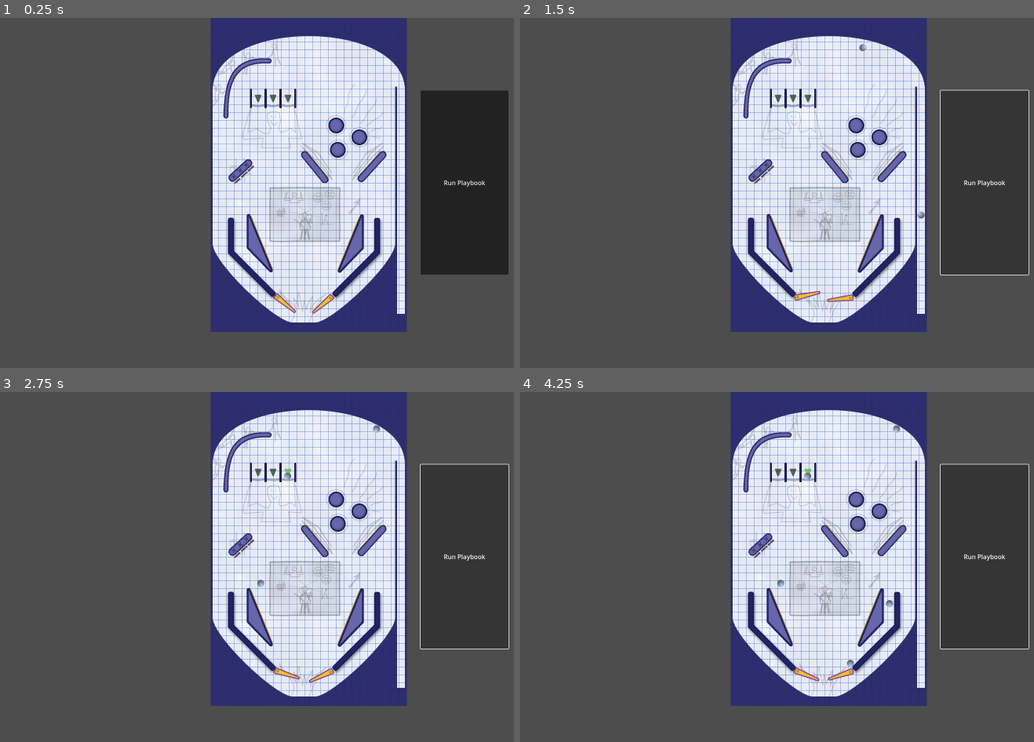
Above: before the commit, frames 1-4 (two rows, left to right).
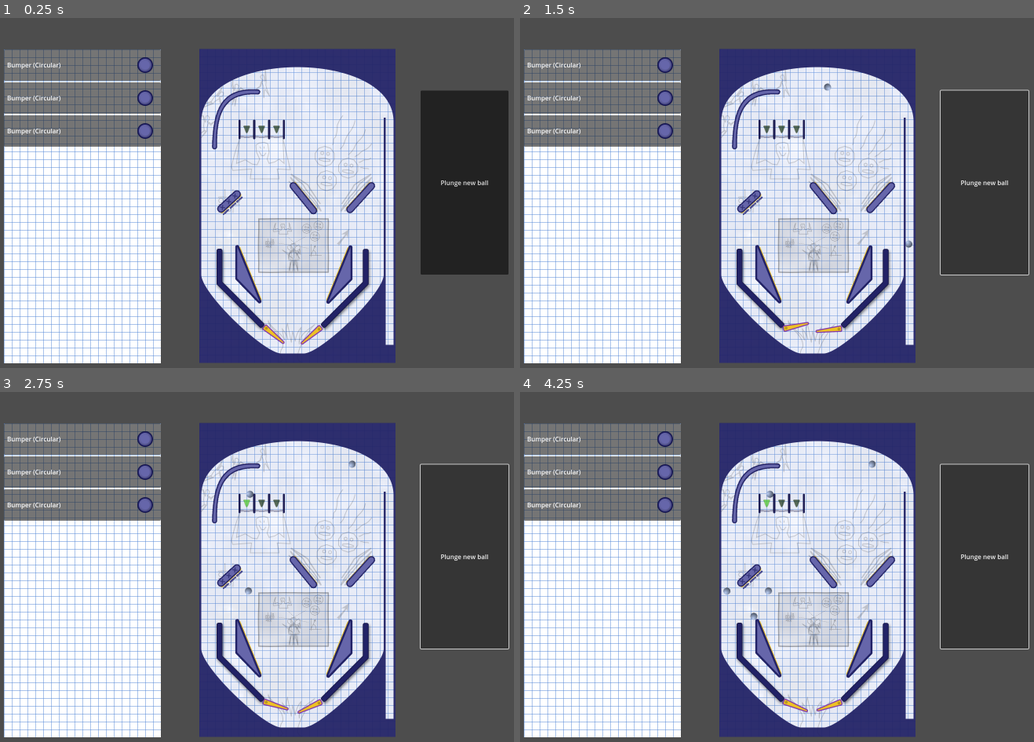
Above: after the commit, the same moments.

Repository: pincrediball/prototype-007
Game: Godot game, scene res://GameScene.tscn
Two runs of this game, one before a commit and one after it. Both use one fixed random seed, a clock stepped at 60 frames per second and the inputs below. Before the commit the project starts from res://tutorial_machine.tscn.
Inputs (mouse positions are in pixels of both pictures, inside the frame that each line leads up to):
- Up to frame 1 (0.25 s): no input
- Up to frame 2 (1.5 s): click (982, 182) at 0.5 s, where only the run before the commit has a clickable "Run Playbook"; click (982, 182) at 1.25 s, where only the run after the commit has a clickable "Plunge new ball"
- Up to frame 3 (2.75 s): click (462, 556) at 2 s, where only the run after the commit has a clickable "Plunge new ball"
- Up to frame 4 (4.25 s): click (982, 556) at 2.75 s, where only the run before the commit has a clickable "Run Playbook"; click (982, 556) at 3.5 s, where only the run before the commit has a clickable "Run Playbook"

The runs differ from the first frame. In frame 1, 55% of the frame differs, in the area x 0-95%, y 0-99%; in frame 2, 55%; in frame 3, 55%; in frame 4, 55%.

Commit message:
Experiment with scenes and dragging

Diff:
--- /dev/null
+++ b/src/GameScene.gd
@@ -0,0 +1,6 @@
+extends Node2D
+
+
+
+func _on_button_button_up():
+	$TutorialMachine.startMachine()
--- /dev/null
+++ b/src/GameScene.tscn
@@ -0,0 +1,30 @@
+[gd_scene load_steps=4 format=3 uid="uid://xt6gmnaf4m41"]
+
+[ext_resource type="Script" path="res://GameScene.gd" id="1_uhp21"]
+[ext_resource type="PackedScene" uid="uid://cyjdl4c5v2xvq" path="res://Toolbox.tscn" id="2_u8c11"]
+[ext_resource type="PackedScene" uid="uid://dbsri2ld7ofa1" path="res://TutorialMachine.tscn" id="3_g6md3"]
+
+[node name="GameScene" type="Node2D"]
+script = ExtResource("1_uhp21")
+
+[node name="PanelContainer" type="PanelContainer" parent="."]
+offset_left = 1072.0
+offset_top = 185.0
+offset_right = 1296.0
+offset_bottom = 654.0
+
+[node name="Button" type="Button" parent="PanelContainer"]
+layout_mode = 2
+text = "Plunge new ball"
+
+[node name="Toolbox" parent="." instance=ExtResource("2_u8c11")]
+custom_minimum_size = Vector2(400, 800)
+offset_left = 10.0
+offset_top = 80.0
+offset_right = 410.0
+offset_bottom = 880.0
+
+[node name="TutorialMachine" parent="." instance=ExtResource("3_g6md3")]
+position = Vector2(508, 79)
+
+[connection signal="button_up" from="PanelContainer/Button" to="." method="_on_button_button_up"]
--- /dev/null
+++ b/src/Toolbox.tscn
@@ -0,0 +1,58 @@
+[gd_scene load_steps=3 format=3 uid="uid://cyjdl4c5v2xvq"]
+
+[ext_resource type="Texture2D" uid="uid://cpmih3n7px6yf" path="res://resources/bg-template.png" id="1_a5cfg"]
+[ext_resource type="PackedScene" uid="uid://da7spg7dnnvun" path="res://ToolboxItem.tscn" id="2_oejlr"]
+
+[node name="Toolbox" type="Control"]
+layout_mode = 3
+anchors_preset = 15
+anchor_right = 1.0
+anchor_bottom = 1.0
+offset_right = -1200.0
+offset_bottom = -300.0
+grow_horizontal = 2
+grow_vertical = 2
+
+[node name="Panel" type="Panel" parent="."]
+layout_mode = 1
+anchors_preset = 15
+anchor_right = 1.0
+anchor_bottom = 1.0
+grow_horizontal = 2
+grow_vertical = 2
+
+[node name="ColorRect" type="ColorRect" parent="Panel"]
+layout_mode = 1
+anchors_preset = 15
+anchor_right = 1.0
+anchor_bottom = 1.0
+grow_horizontal = 2
+grow_vertical = 2
+
+[node name="TextureRect" type="TextureRect" parent="Panel"]
+layout_mode = 1
+anchors_preset = 15
+anchor_right = 1.0
+anchor_bottom = 1.0
+grow_horizontal = 2
+grow_vertical = 2
+texture = ExtResource("1_a5cfg")
+stretch_mode = 1
+
+[node name="VBoxContainer" type="VBoxContainer" parent="Panel"]
+layout_mode = 1
+anchors_preset = 15
+anchor_right = 1.0
+anchor_bottom = 1.0
+grow_horizontal = 2
+grow_vertical = 2
+theme_override_constants/separation = 4
+
+[node name="ToolboxItem" parent="Panel/VBoxContainer" instance=ExtResource("2_oejlr")]
+layout_mode = 2
+
+[node name="ToolboxItem2" parent="Panel/VBoxContainer" instance=ExtResource("2_oejlr")]
+layout_mode = 2
+
+[node name="ToolboxItem3" parent="Panel/VBoxContainer" instance=ExtResource("2_oejlr")]
+layout_mode = 2
--- /dev/null
+++ b/src/ToolboxItem.gd
@@ -0,0 +1,7 @@
+extends PanelContainer
+
+func _get_drag_data(_position):
+	var preview = TextureRect.new()
+	preview.texture = $HBoxContainer/TextureRect.texture
+	set_drag_preview(preview)
+	return { id = "bumperCircle" }
--- /dev/null
+++ b/src/ToolboxItem.tscn
@@ -0,0 +1,36 @@
+[gd_scene load_steps=4 format=3 uid="uid://da7spg7dnnvun"]
+
+[ext_resource type="Texture2D" uid="uid://c5u28dsjj2xv4" path="res://resources/BumperCircular.png" id="1_60snu"]
+[ext_resource type="Script" path="res://ToolboxItem.gd" id="1_oldfp"]
+
+[sub_resource type="Theme" id="Theme_agn8s"]
+
+[node name="ToolboxItem" type="PanelContainer"]
+custom_minimum_size = Vector2(400, 80)
+anchors_preset = 15
+anchor_right = 1.0
+anchor_bottom = 1.0
+offset_right = -1200.0
+offset_bottom = -820.0
+grow_horizontal = 2
+grow_vertical = 2
+script = ExtResource("1_oldfp")
+
+[node name="HBoxContainer" type="HBoxContainer" parent="."]
+layout_mode = 2
+
+[node name="MarginContainer" type="MarginContainer" parent="HBoxContainer"]
+layout_mode = 2
+size_flags_horizontal = 3
+theme = SubResource("Theme_agn8s")
+theme_override_constants/margin_left = 8
+
+[node name="Label" type="Label" parent="HBoxContainer/MarginContainer"]
+layout_mode = 2
+text = "Bumper (Circular)"
+
+[node name="TextureRect" type="TextureRect" parent="HBoxContainer"]
+layout_mode = 2
+texture = ExtResource("1_60snu")
+expand_mode = 2
+stretch_mode = 3
--- a/src/tutorial_machine.gd
+++ b/src/TutorialMachine.gd
@@ -2,10 +2,10 @@
 
 var ballScene = preload("res://Ball.tscn")
 
-const ballStartX = 1022
-const ballStartY = 735
+const ballStartX = 480
+const ballStartY = 730
 
-func _on_run_playbook_button_button_up():
+func startMachine():
 	get_tree().create_timer(0.5).timeout.connect(startFlipperLeft)
 	get_tree().create_timer(0.35).timeout.connect(startFlipperRight)
 	var ball: RigidBody2D = ballScene.instantiate()
--- /dev/null
+++ b/src/TutorialMachine.tscn
@@ -0,0 +1,134 @@
+[gd_scene load_steps=14 format=3 uid="uid://dbsri2ld7ofa1"]
+
+[ext_resource type="Texture2D" uid="uid://cpmih3n7px6yf" path="res://resources/bg-template.png" id="1_hja4g"]
+[ext_resource type="Script" path="res://TutorialMachine.gd" id="1_tnjrv"]
+[ext_resource type="Texture2D" uid="uid://dd2k4pqg7xf4m" path="res://resources/blue-clouds.png" id="2_6r3gi"]
+[ext_resource type="Texture2D" uid="uid://cqa2o4njjmrcf" path="res://resources/Art.png" id="3_w81s5"]
+[ext_resource type="PackedScene" uid="uid://cbtqaukcpqhws" path="res://DropTargetsBank.tscn" id="4_a0lp0"]
+[ext_resource type="PackedScene" uid="uid://bd3v56y4614fq" path="res://Gate.tscn" id="5_oqg17"]
+[ext_resource type="PackedScene" uid="uid://dbp2umeji431d" path="res://WallCorner.tscn" id="6_56yyb"]
+[ext_resource type="PackedScene" uid="uid://bxypil3nms1ja" path="res://BumperTriangle.tscn" id="7_g4yvn"]
+[ext_resource type="PackedScene" uid="uid://dn6i5vporibtx" path="res://BumperPill.tscn" id="9_2akld"]
+[ext_resource type="Texture2D" uid="uid://6oy776i4w327" path="res://resources/tutorial-basic-box.png" id="10_j4sug"]
+[ext_resource type="Texture2D" uid="uid://dfashe5beym08" path="res://resources/flipper-guides.png" id="11_y88ts"]
+[ext_resource type="PackedScene" uid="uid://cjt65ebgf8vxg" path="res://flipper.tscn" id="12_gxj7l"]
+
+[sub_resource type="RectangleShape2D" id="RectangleShape2D_14pf7"]
+size = Vector2(106, 10)
+
+[node name="TutorialMachine" type="Node2D"]
+script = ExtResource("1_tnjrv")
+
+[node name="BackgroundGroup" type="CanvasGroup" parent="."]
+
+[node name="WhiteRectangle" type="ColorRect" parent="BackgroundGroup"]
+offset_right = 500.0
+offset_bottom = 800.0
+metadata/_edit_use_anchors_ = true
+
+[node name="PaperGrid" type="TextureRect" parent="BackgroundGroup"]
+offset_right = 500.0
+offset_bottom = 800.0
+texture = ExtResource("1_hja4g")
+stretch_mode = 1
+metadata/_edit_use_anchors_ = true
+
+[node name="Clouds" type="TextureRect" parent="BackgroundGroup"]
+modulate = Color(1, 1, 1, 0.313726)
+offset_right = 1000.0
+offset_bottom = 1600.0
+scale = Vector2(0.5, 0.5)
+texture = ExtResource("2_6r3gi")
+metadata/_edit_use_anchors_ = true
+
+[node name="Hero-art" type="Sprite2D" parent="BackgroundGroup"]
+position = Vector2(250, 400)
+texture = ExtResource("3_w81s5")
+
+[node name="Components" type="StaticBody2D" parent="."]
+
+[node name="DropTargetsBank" parent="Components" instance=ExtResource("4_a0lp0")]
+position = Vector2(76, 389)
+rotation = 0.825376
+
+[node name="Gates" type="CanvasGroup" parent="Components"]
+
+[node name="Gate" parent="Components/Gates" instance=ExtResource("5_oqg17")]
+position = Vector2(121, 205)
+
+[node name="Gate2" parent="Components/Gates" instance=ExtResource("5_oqg17")]
+position = Vector2(159, 205)
+
+[node name="Gate3" parent="Components/Gates" instance=ExtResource("5_oqg17")]
+position = Vector2(197, 205)
+
+[node name="WallCorners" type="CanvasGroup" parent="Components"]
+
+[node name="WallCorner" parent="Components/WallCorners" instance=ExtResource("6_56yyb")]
+position = Vector2(85, 170)
+rotation = 0.82269
+
+[node name="BumperTriangles" type="CanvasGroup" parent="Components"]
+
+[node name="BumperTriangle1" parent="Components/BumperTriangles" instance=ExtResource("7_g4yvn")]
+position = Vector2(125, 574)
+
+[node name="BumperTriangle2" parent="Components/BumperTriangles" instance=ExtResource("7_g4yvn")]
+position = Vector2(357, 575)
+scale = Vector2(-1, 1)
+
+[node name="BumperPills" type="CanvasGroup" parent="Components"]
+
+[node name="BumperPill" parent="Components/BumperPills" instance=ExtResource("9_2akld")]
+position = Vector2(266, 380)
+rotation = -0.683071
+
+[node name="BumperPill2" parent="Components/BumperPills" instance=ExtResource("9_2akld")]
+position = Vector2(411, 378)
+rotation = -2.40531
+
+[node name="Bounds" type="StaticBody2D" parent="."]
+z_index = 100
+
+[node name="Tutorial-basic-box" type="Sprite2D" parent="Bounds"]
+modulate = Color(1, 1, 1, 0.941176)
+position = Vector2(250, 400)
+texture = ExtResource("10_j4sug")
+
+[node name="BottomBox" type="CollisionPolygon2D" parent="Bounds"]
+polygon = PackedVector2Array(258, 798, 210, 798, 203, 776, 195, 773, 179, 765, 159, 752, 120, 721, 83, 686, 58, 660, 39, 638, 23, 617, 11, 597, 6, 585, 4, 574, 4, 420, 4, 178, -4, 178, -4, 420, -4, 803, 114.49, 803, 240, 803, 373, 803, 474, 803, 501, 803, 501, 754, 501, 669, 501, 532, 501, 179, 495, 179, 495, 532, 495, 669, 495.14, 754.037, 474, 754.169, 474, 456, 474, 176, 471, 176, 471, 456, 471, 575, 470, 579, 468, 588, 462, 601, 448, 623, 429, 646, 415, 662, 397, 682, 374, 704, 350, 725, 331, 741, 310, 756, 289, 769, 268, 776)
+
+[node name="Ceiling" type="CollisionPolygon2D" parent="Bounds"]
+polygon = PackedVector2Array(4, 180, 8, 157, 17, 136, 27, 121, 37, 111, 49, 101, 60, 93, 91, 76, 127, 62, 168, 53, 199, 48, 226, 46, 251, 46, 285, 47, 313, 50, 342, 55, 366, 61, 391, 69, 407, 75, 416.787, 79.8935, 429, 86, 435.728, 90.4855, 444, 96, 457, 106, 464, 112, 471, 119, 474, 123, 481, 132, 490, 151, 495, 167, 495, 182, 501, 182, 501, 167, 501, -2, 321.909, -3.41573, 139.939, -4.85423, -4, -5, -4, 180)
+
+[node name="FlipperGuides" type="StaticBody2D" parent="."]
+
+[node name="Flipper-guides" type="Sprite2D" parent="FlipperGuides"]
+position = Vector2(240, 614)
+texture = ExtResource("11_y88ts")
+
+[node name="CollisionPolygon2D" type="CollisionPolygon2D" parent="FlipperGuides"]
+position = Vector2(-537.7, 16.3)
+polygon = PackedVector2Array(596, 497, 596, 577, 702, 684, 702, 689, 697, 694, 691, 694, 581, 583, 581, 497, 584, 493, 593, 493)
+
+[node name="CollisionPolygon2D2" type="CollisionPolygon2D" parent="FlipperGuides"]
+position = Vector2(-537.7, 16.3)
+polygon = PackedVector2Array(848, 683, 847, 688, 854, 694, 859, 694, 969, 583, 968, 497, 965, 494, 957, 494, 954, 497, 954, 578)
+
+[node name="FlipperLeft" parent="." instance=ExtResource("12_gxj7l")]
+position = Vector2(170, 712)
+rotation = 0.698132
+max_angle = -45
+up_time = 0.043
+
+[node name="FlipperRight" parent="." instance=ExtResource("12_gxj7l")]
+position = Vector2(305, 713)
+rotation = 2.44346
+
+[node name="Drainage" type="Area2D" parent="."]
+
+[node name="DrainageCollisionBox" type="CollisionShape2D" parent="Drainage"]
+position = Vector2(236, 798)
+shape = SubResource("RectangleShape2D_14pf7")
+
+[connection signal="body_entered" from="Drainage" to="." method="_on_drainage_body_entered"]
--- a/src/project.godot
+++ b/src/project.godot
@@ -12,7 +12,7 @@
 
 config/name="Pincrediball"
 config/description="The Automata Pinball Wizard game!"
-run/main_scene="res://tutorial_machine.tscn"
+run/main_scene="res://GameScene.tscn"
 config/features=PackedStringArray("4.0", "GL Compatibility")
 config/icon="res://resources/logo.png"
 
--- a/src/tutorial_machine.tscn
+++ /dev/null
@@ -1,159 +0,0 @@
-[gd_scene load_steps=15 format=3 uid="uid://gnmm4d1otu1w"]
-
-[ext_resource type="Script" path="res://tutorial_machine.gd" id="1_dfw1k"]
-[ext_resource type="Texture2D" uid="uid://cpmih3n7px6yf" path="res://resources/bg-template.png" id="1_j4x0o"]
-[ext_resource type="Texture2D" uid="uid://dd2k4pqg7xf4m" path="res://resources/blue-clouds.png" id="2_wu422"]
-[ext_resource type="Texture2D" uid="uid://6oy776i4w327" path="res://resources/tutorial-basic-box.png" id="3_odv6v"]
-[ext_resource type="Texture2D" uid="uid://cqa2o4njjmrcf" path="res://resources/Art.png" id="4_fq8qd"]
-[ext_resource type="PackedScene" uid="uid://cbtqaukcpqhws" path="res://DropTargetsBank.tscn" id="5_biyfk"]
-[ext_resource type="Texture2D" uid="uid://dfashe5beym08" path="res://resources/flipper-guides.png" id="5_imbg8"]
-[ext_resource type="PackedScene" uid="uid://dbp2umeji431d" path="res://WallCorner.tscn" id="5_qlef3"]
-[ext_resource type="PackedScene" uid="uid://bd3v56y4614fq" path="res://Gate.tscn" id="6_2akvx"]
-[ext_resource type="PackedScene" uid="uid://dn6i5vporibtx" path="res://BumperPill.tscn" id="6_igtkp"]
-[ext_resource type="PackedScene" uid="uid://bxypil3nms1ja" path="res://BumperTriangle.tscn" id="6_kdmv7"]
-[ext_resource type="PackedScene" uid="uid://cjt65ebgf8vxg" path="res://flipper.tscn" id="8_718cf"]
-[ext_resource type="PackedScene" uid="uid://cgke5qt1db315" path="res://BumperCircular.tscn" id="9_kd80a"]
-
-[sub_resource type="RectangleShape2D" id="RectangleShape2D_14pf7"]
-size = Vector2(106, 7)
-
-[node name="TutorialMachine" type="Node2D"]
-script = ExtResource("1_dfw1k")
-
-[node name="PanelContainer" type="PanelContainer" parent="."]
-offset_left = 1072.0
-offset_top = 185.0
-offset_right = 1296.0
-offset_bottom = 654.0
-
-[node name="RunPlaybookButton" type="Button" parent="PanelContainer"]
-layout_mode = 2
-text = "Run Playbook"
-
-[node name="BackgroundGroup" type="CanvasGroup" parent="."]
-position = Vector2(537, 0)
-
-[node name="WhiteRectangle" type="ColorRect" parent="BackgroundGroup"]
-offset_right = 500.0
-offset_bottom = 800.0
-metadata/_edit_use_anchors_ = true
-
-[node name="PaperGrid" type="TextureRect" parent="BackgroundGroup"]
-offset_right = 500.0
-offset_bottom = 800.0
-texture = ExtResource("1_j4x0o")
-stretch_mode = 1
-metadata/_edit_use_anchors_ = true
-
-[node name="Clouds" type="TextureRect" parent="BackgroundGroup"]
-modulate = Color(1, 1, 1, 0.313726)
-offset_right = 1000.0
-offset_bottom = 1600.0
-scale = Vector2(0.5, 0.5)
-texture = ExtResource("2_wu422")
-metadata/_edit_use_anchors_ = true
-
-[node name="Hero-art" type="Sprite2D" parent="BackgroundGroup"]
-position = Vector2(250, 400)
-texture = ExtResource("4_fq8qd")
-
-[node name="Components" type="StaticBody2D" parent="."]
-
-[node name="DropTargetsBank" parent="Components" instance=ExtResource("5_biyfk")]
-position = Vector2(613, 389)
-rotation = 0.825376
-
-[node name="Gates" type="CanvasGroup" parent="Components"]
-
-[node name="Gate" parent="Components/Gates" instance=ExtResource("6_2akvx")]
-position = Vector2(658, 205)
-
-[node name="Gate2" parent="Components/Gates" instance=ExtResource("6_2akvx")]
-position = Vector2(696, 205)
-
-[node name="Gate3" parent="Components/Gates" instance=ExtResource("6_2akvx")]
-position = Vector2(734, 205)
-
-[node name="WallCorners" type="CanvasGroup" parent="Components"]
-
-[node name="WallCorner" parent="Components/WallCorners" instance=ExtResource("5_qlef3")]
-position = Vector2(622, 170)
-rotation = 0.82269
-
-[node name="BumperTriangles" type="CanvasGroup" parent="Components"]
-
-[node name="BumperTriangle1" parent="Components/BumperTriangles" instance=ExtResource("6_kdmv7")]
-position = Vector2(662, 574)
-
-[node name="BumperTriangle2" parent="Components/BumperTriangles" instance=ExtResource("6_kdmv7")]
-position = Vector2(894, 575)
-scale = Vector2(-1, 1)
-
-[node name="BumperCirculars" type="CanvasGroup" parent="Components"]
-
-[node name="BumperCircular1" parent="Components/BumperCirculars" instance=ExtResource("9_kd80a")]
-position = Vector2(857, 274)
-
-[node name="BumperCircular2" parent="Components/BumperCirculars" instance=ExtResource("9_kd80a")]
-position = Vector2(916, 304)
-
-[node name="BumperCircular3" parent="Components/BumperCirculars" instance=ExtResource("9_kd80a")]
-position = Vector2(861, 336)
-
-[node name="BumperPills" type="CanvasGroup" parent="Components"]
-
-[node name="BumperPill" parent="Components/BumperPills" instance=ExtResource("6_igtkp")]
-position = Vector2(803, 380)
-rotation = -0.683071
-
-[node name="BumperPill2" parent="Components/BumperPills" instance=ExtResource("6_igtkp")]
-position = Vector2(948, 378)
-rotation = -2.40531
-
-[node name="Bounds" type="StaticBody2D" parent="."]
-z_index = 100
-position = Vector2(537, 0)
-
-[node name="Tutorial-basic-box" type="Sprite2D" parent="Bounds"]
-modulate = Color(1, 1, 1, 0.941176)
-position = Vector2(250, 400)
-texture = ExtResource("3_odv6v")
-
-[node name="BottomBox" type="CollisionPolygon2D" parent="Bounds"]
-polygon = PackedVector2Array(258, 798, 210, 798, 203, 776, 195, 773, 179, 765, 159, 752, 120, 721, 83, 686, 58, 660, 39, 638, 23, 617, 11, 597, 6, 585, 4, 574, 4, 420, 4, 178, -4, 178, -4, 420, -4, 803, 114.49, 803, 240, 803, 373, 803, 474, 803, 501, 803, 501, 754, 501, 669, 501, 532, 501, 179, 495, 179, 495, 532, 495, 669, 495.14, 754.037, 474, 754.169, 474, 456, 474, 176, 471, 176, 471, 456, 471, 575, 470, 579, 468, 588, 462, 601, 448, 623, 429, 646, 415, 662, 397, 682, 374, 704, 350, 725, 331, 741, 310, 756, 289, 769, 268, 776)
-
-[node name="Ceiling" type="CollisionPolygon2D" parent="Bounds"]
-polygon = PackedVector2Array(4, 180, 8, 157, 17, 136, 27, 121, 37, 111, 49, 101, 60, 93, 91, 76, 127, 62, 168, 53, 199, 48, 226, 46, 251, 46, 285, 47, 313, 50, 342, 55, 366, 61, 391, 69, 407, 75, 416.787, 79.8935, 429, 86, 435.728, 90.4855, 444, 96, 457, 106, 464, 112, 471, 119, 478, 127, 485, 138, 491, 151, 495, 167, 495, 182, 501, 182, 501, 167, 501, -2, 321.909, -3.41573, 139.939, -4.85423, -4, -5, -4, 180)
-
-[node name="FlipperGuides" type="StaticBody2D" parent="."]
-
-[node name="Flipper-guides" type="Sprite2D" parent="FlipperGuides"]
-position = Vector2(777, 614)
-texture = ExtResource("5_imbg8")
-
-[node name="CollisionPolygon2D" type="CollisionPolygon2D" parent="FlipperGuides"]
-position = Vector2(-0.700012, 16.3)
-polygon = PackedVector2Array(596, 497, 596, 577, 702, 684, 702, 689, 697, 694, 691, 694, 581, 583, 581, 497, 584, 493, 593, 493)
-
-[node name="CollisionPolygon2D2" type="CollisionPolygon2D" parent="FlipperGuides"]
-position = Vector2(-0.700012, 16.3)
-polygon = PackedVector2Array(848, 683, 847, 688, 854, 694, 859, 694, 969, 583, 968, 497, 965, 494, 957, 494, 954, 497, 954, 578)
-
-[node name="FlipperLeft" parent="." instance=ExtResource("8_718cf")]
-position = Vector2(707, 712)
-rotation = 0.698132
-max_angle = -45
-up_time = 0.043
-
-[node name="FlipperRight" parent="." instance=ExtResource("8_718cf")]
-position = Vector2(842, 713)
-rotation = 2.44346
-
-[node name="Drainage" type="Area2D" parent="."]
-
-[node name="DrainageCollisionBox" type="CollisionShape2D" parent="Drainage"]
-position = Vector2(773, 799.5)
-shape = SubResource("RectangleShape2D_14pf7")
-
-[connection signal="button_up" from="PanelContainer/RunPlaybookButton" to="." method="_on_run_playbook_button_button_up"]
-[connection signal="body_entered" from="Drainage" to="." method="_on_drainage_body_entered"]
